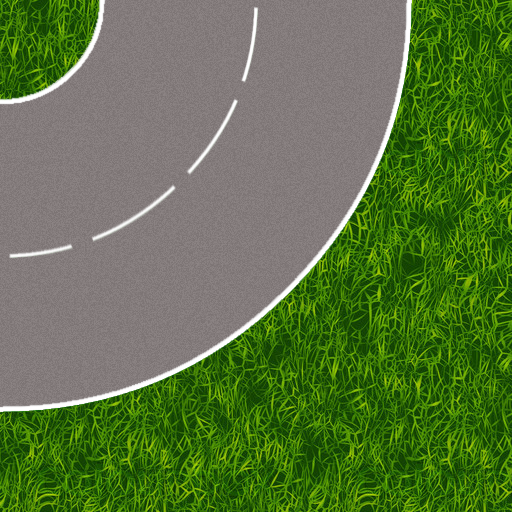
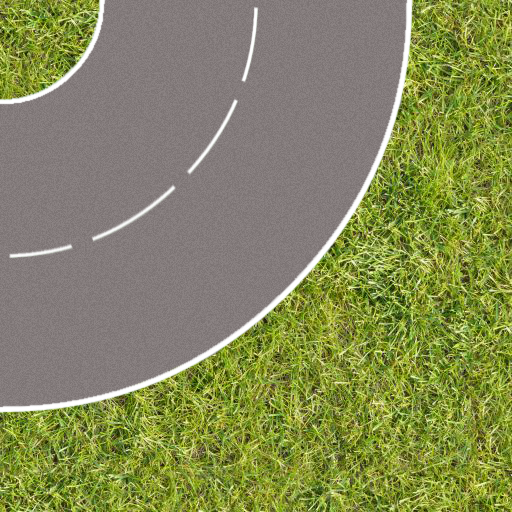
Two versions of the same layered image (512x512). Layer-by-layer changes:
moved "baanstuk-bocht" above "Layer 3", painted on it over (0, 0, 435, 429)
painted on "Layer 3" over (0, 0, 100, 101)
moved "Layer 1" below "Layer 3", painted on it over (0, 0, 512, 512)
